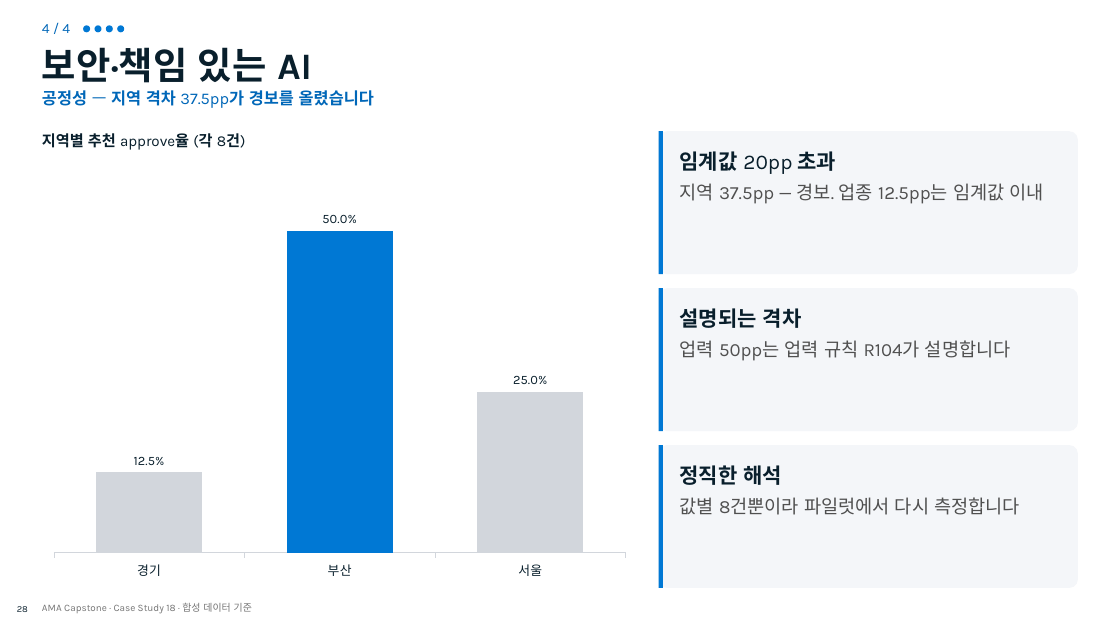
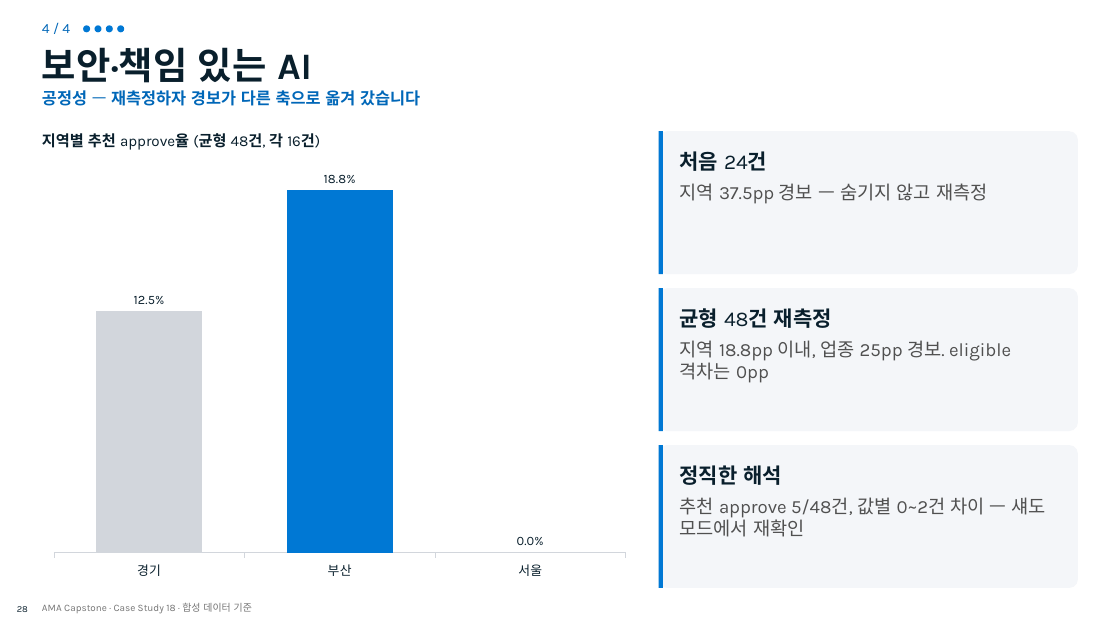
Before and after one commit to freeman9844/ms-ama-04, a slide deck: slide 28 of docs/deck/capstone.pptx. Drawn at 1120x630 pixels with LibreOffice and Linux fonts; fonts in the diff are those of the drawing; background and template pictures are left out. Boxes give left, top, right and bottom in pixels: in the first picture for what was removed or moved away, otherwise in the second. Text is boxed around its words. In the diff, an @@ line names an element or a change of style, - is before the commit and + after.

```diff
--- a/docs/deck/capstone.pptx
+++ b/docs/deck/capstone.pptx
@@ text at [42,90,420,106]: text changed @@
-공정성 — 지역 격차 37.5pp가 경보를 올렸습니다
+공정성 — 재측정하자 경보가 다른 축으로 옮겨 갔습니다
@@ text at [42,133,320,150]: text changed @@
-지역별 추천 approve율 (각 8건)
+지역별 추천 approve율 (균형 48건, 각 16건)
@@ column chart at [42,158,638,588] @@
@@ Series 1, 부산: 0.5 to 0.188 @@
@@ Series 1, 서울: 0.25 to 0 @@
@@ text at [680,151,987,204]: text changed @@
-임계값 20pp 초과
-지역 37.5pp — 경보. 업종 12.5pp는 임계값 이내
+처음 24건
+지역 37.5pp 경보 — 숨기지 않고 재측정
@@ text at [680,308,1011,383]: text changed @@
-설명되는 격차
-업력 50pp는 업력 규칙 R104가 설명합니다
+균형 48건 재측정
+지역 18.8pp 이내, 업종 25pp 경보. eligible 격차는 0pp
@@ text at [680,497,1046,537]: text changed @@
-값별 8건뿐이라 파일럿에서 다시 측정합니다
+추천 approve 5/48건, 값별 0~2건 차이 — 섀도 모드에서 재확인
```
Also in this commit, not shown: 9 other slides changed, 22 other files.
